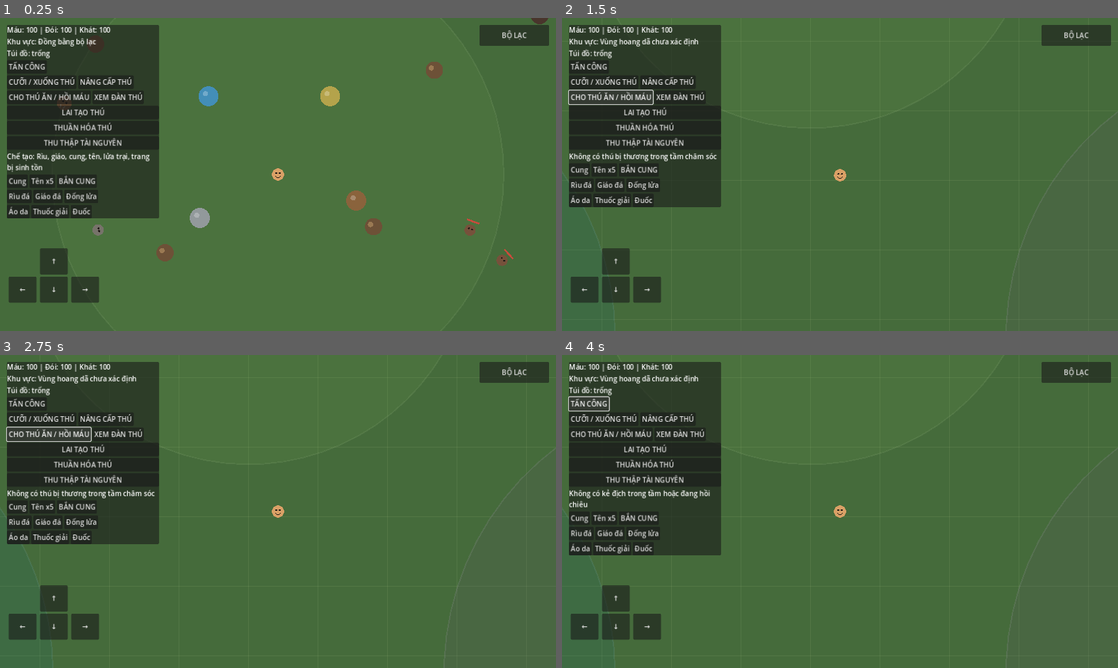
Above: before the commit, frames 1-4 (two rows, left to right).
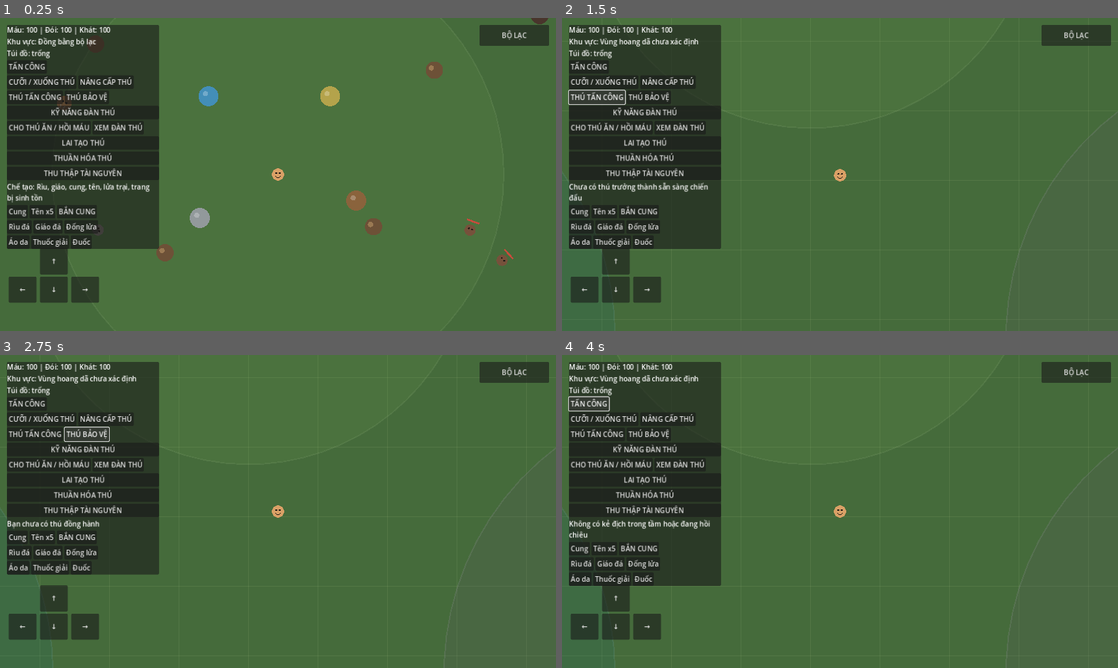
Above: after the commit, the same moments.

Repository: khanhhkt8-hub/Bo-Lac-Tien-Su.
Game: Godot game, scene res://Scenes/Main.tscn
Same seed, same stepped clock (60 frames per second), same inputs: the game is played once before the commit and once after it.
Inputs (mouse positions are in pixels of both pictures, inside the frame that each line leads up to):
- Up to frame 1 (0.25 s): no input
- Up to frame 2 (1.5 s): click (595, 143) at 0.5 s, where only the run after the commit has a clickable "THÚ TẤN CÔNG"; click (595, 96) at 1.25 s, where only the run after the commit has a clickable "THÚ TẤN CÔNG"
- Up to frame 3 (2.75 s): click (88, 433) at 2 s, where only the run after the commit has a clickable "THÚ BẢO VỆ"
- Up to frame 4 (4 s): click (645, 448) at 2.75 s, where only the run after the commit has a clickable "KỸ NĂNG ĐÀN THÚ"; click "TẤN CÔNG" at 3.5 s

The runs differ from the first frame. In frame 1, 5.3% of the frame differs, in the area x 1-29%, y 23-74%; in frame 2, 6.0%, in the area x 1-29%, y 22-74%; in frame 3, 5.0%; in frame 4, 5.2%.

Commit message:
Add companion combat command controls

Diff:
--- a/Scripts/UI/SurvivalHUD.gd
+++ b/Scripts/UI/SurvivalHUD.gd
@@ -46,6 +46,20 @@
 	upgrade_button.text = "NÂNG CẤP THÚ"
 	upgrade_button.pressed.connect(_on_upgrade_companion_pressed)
 	mount_row.add_child(upgrade_button)
+	var command_row := HBoxContainer.new()
+	column.add_child(command_row)
+	var attack_order_button := Button.new()
+	attack_order_button.text = "THÚ TẤN CÔNG"
+	attack_order_button.pressed.connect(_on_companion_attack_order_pressed)
+	command_row.add_child(attack_order_button)
+	var protect_order_button := Button.new()
+	protect_order_button.text = "THÚ BẢO VỆ"
+	protect_order_button.pressed.connect(_on_companion_protect_order_pressed)
+	command_row.add_child(protect_order_button)
+	var skill_button := Button.new()
+	skill_button.text = "KỸ NĂNG ĐÀN THÚ"
+	skill_button.pressed.connect(_on_companion_combat_summary_pressed)
+	column.add_child(skill_button)
 	var care_row := HBoxContainer.new()
 	column.add_child(care_row)
 	var feed_button := Button.new()
@@ -253,3 +267,16 @@
 func _on_herd_summary_pressed() -> void:
 	if _player != null and _player.has_method("get_companion_herd_summary"):
 		_craft_status.text = _player.get_companion_herd_summary()
+
+
+func _on_companion_attack_order_pressed() -> void:
+	if _player != null and _player.has_method("command_companions_attack"):
+		_craft_status.text = _player.command_companions_attack()
+
+func _on_companion_protect_order_pressed() -> void:
+	if _player != null and _player.has_method("command_companions_protect"):
+		_craft_status.text = _player.command_companions_protect()
+
+func _on_companion_combat_summary_pressed() -> void:
+	if _player != null and _player.has_method("get_companion_combat_summary"):
+		_craft_status.text = _player.get_companion_combat_summary()
